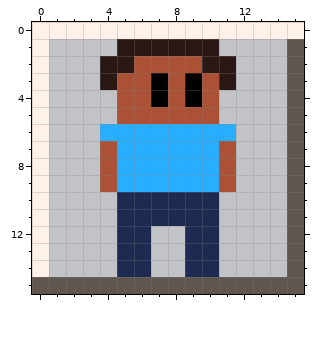
Pixel-art sprite, stored at src/assets/Player1.png. The first picture shows the starting point.
The file is 16x16 pixels.
The result:
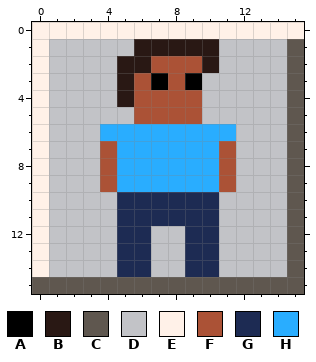
Palette (. is transparent): A #000000  B #291814  C #5f574f  D #c2c3c7  E #fff1e8  F #ab5236  G #1d2b53  H #29adff
Diff:
y 1: x 5 B -> D
y 2: x 4 B -> D; x 6 F -> B; x 11 B -> D
y 3: x 4..5 BF -> DB; x 10..11 FB -> DD
y 4: x 5 F -> B; x 7 A -> F; x 9..10 AF -> FD
y 5: x 5 F -> D; x 10 F -> D
Boxes around the changes in both pictures, in picture pixels (x1, y1, x2, y2):
changed: (100, 39, 236, 124)
